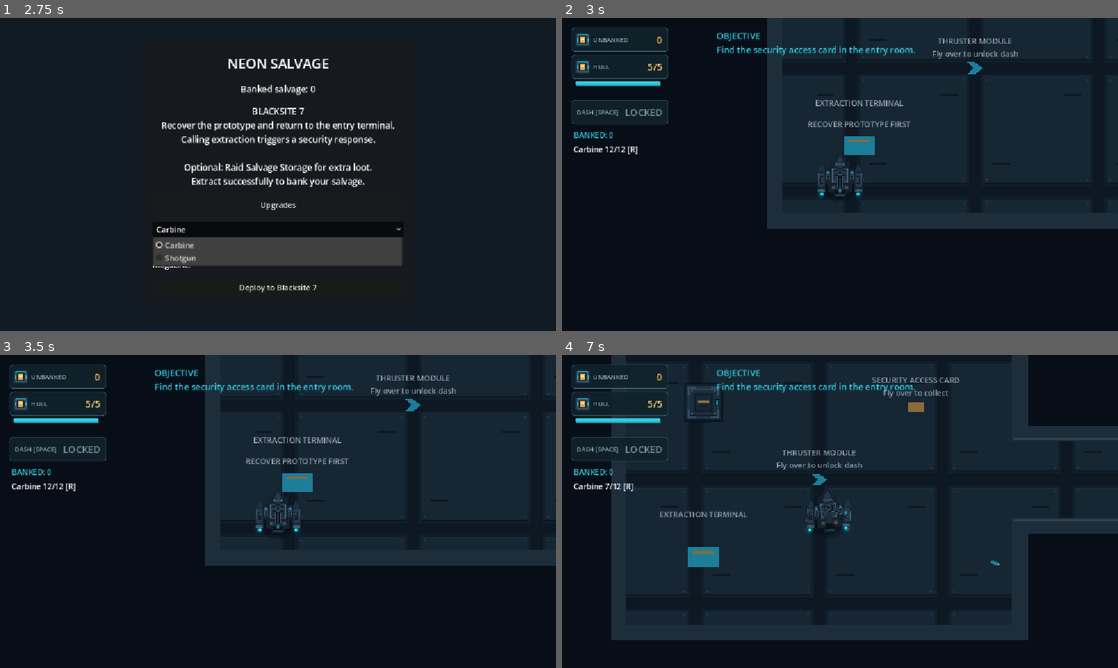
Above: before the commit, frames 1-4 (two rows, left to right).
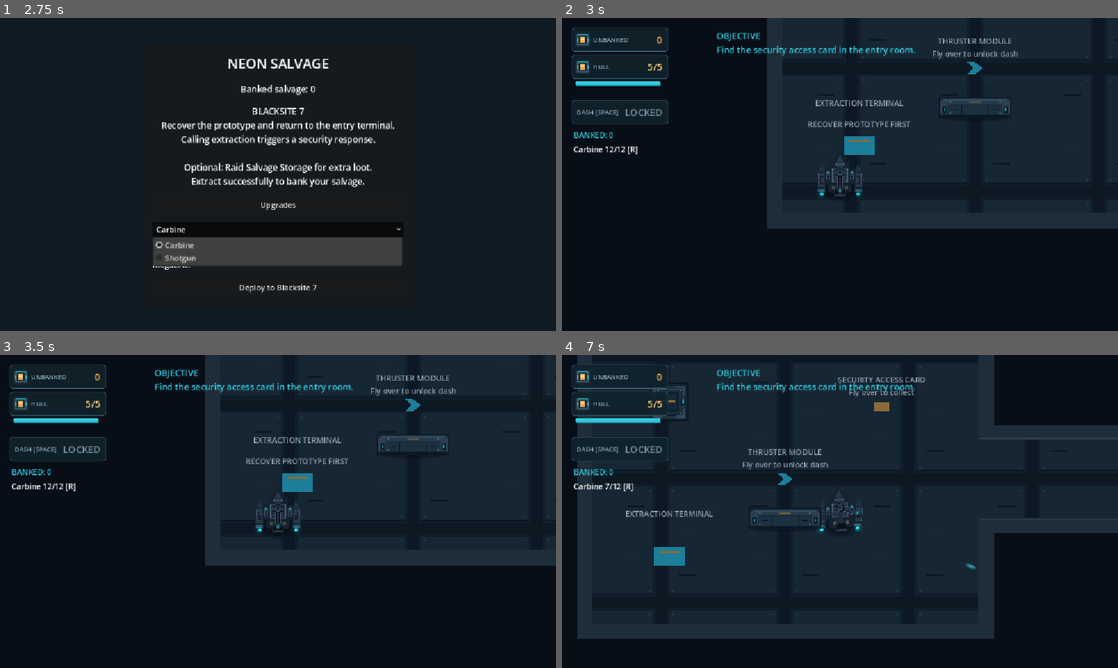
Above: after the commit, the same moments.

Repository: lolalolabob123/NeonSalvage-Godot
Game: Godot game, scene res://scenes/ui/PreperationScreen.tscn
Two runs of this game, one before a commit and one after it. Both use one fixed random seed, a clock stepped at 60 frames per second and the inputs below.
Inputs (mouse positions are in pixels of both pictures, inside the frame that each line leads up to):
- Up to frame 1 (2.75 s): click "Upgrades" at 0.5 s; click "Back to Preparation" at 1.25 s; click "Carbine" at 2 s
- Up to frame 2 (3 s): click "Deploy to Blacksite 7" at 2.75 s
- Up to frame 3 (3.5 s): no input
- Up to frame 4 (7 s): tap Enter at 3.5 s; move the mouse to (962, 495) at 3.52 s; hold D (move_right) 3.53-4.28 s; click (962, 495) at 3.6 s; move the mouse to (728, 527) at 4.27 s; hold S (move_down) 4.28-5.03 s; tap Space (dash) at 4.35 s; click (728, 527) at 4.55 s; move the mouse to (895, 442) at 5.02 s; hold D (move_right) 5.03-5.78 s; click (895, 442) at 5.1 s; move the mouse to (812, 574) at 5.77 s; hold W (move_up) 5.78-6.53 s; tap E (interact) at 5.85 s; click (812, 574) at 6.05 s; move the mouse to (1006, 558) at 6.52 s; hold A (move_left) from 6.53 s (still down); click (1006, 558) at 6.6 s

Frame 1 is identical in both runs. In frame 2, 0.3% of the frame differs, in the area x 68-81%, y 25-31%; in frame 3, 0.3%; in frame 4, 10%, in the area x 2-100%, y 0-92%.

Commit message:
Added audio for enemy and player weapons

Diff:
--- a/neon-salvage/resources/weapons/Carbine.tres
+++ b/neon-salvage/resources/weapons/Carbine.tres
@@ -2,9 +2,11 @@
 
 [ext_resource type="Script" uid="uid://56es1qj2gbrb" path="res://scripts/weapons/weapon_definition.gd" id="1_j680y"]
 [ext_resource type="PackedScene" uid="uid://bnw354tsrq20i" path="res://scenes/projectiles/PrimaryCarbineBolt.tscn" id="1_n32xt"]
+[ext_resource type="AudioStream" uid="uid://c3ownqumko5v2" path="res://assets/audio/CarbineShot.wav" id="1_rrwfu"]
 
 [resource]
 script = ExtResource("1_j680y")
 display_name = "Carbine"
 projectile_scene = ExtResource("1_n32xt")
+fire_sound = ExtResource("1_rrwfu")
 metadata/_custom_type_script = "uid://56es1qj2gbrb"
--- a/neon-salvage/resources/weapons/Shotgun.tres
+++ b/neon-salvage/resources/weapons/Shotgun.tres
@@ -2,14 +2,16 @@
 
 [ext_resource type="PackedScene" uid="uid://2hxcm3rx0s0i" path="res://scenes/projectiles/ShotgunPellet.tscn" id="1_61ck4"]
 [ext_resource type="Script" uid="uid://56es1qj2gbrb" path="res://scripts/weapons/weapon_definition.gd" id="1_gqpy6"]
+[ext_resource type="AudioStream" uid="uid://drfgd616i3cx5" path="res://assets/audio/ShotgunShot.wav" id="1_kmxba"]
 
 [resource]
 script = ExtResource("1_gqpy6")
 weapon_id = &"shotgun"
 display_name = "Shotgun"
 projectile_scene = ExtResource("1_61ck4")
+fire_sound = ExtResource("1_kmxba")
 fire_interval = 0.8
-pellets_per_shot = 5
+pellets_per_shot = 3
 spread_degrees = 24.0
 magazine_capacity = 5
 reload_duration = 1.6
--- a/neon-salvage/scenes/enemies/SentryDrone.tscn
+++ b/neon-salvage/scenes/enemies/SentryDrone.tscn
@@ -4,6 +4,8 @@
 [ext_resource type="Script" uid="uid://cl8plbn2qeyrb" path="res://scripts/enemies/sentry_drone.gd" id="1_h8huq"]
 [ext_resource type="Texture2D" uid="uid://do5ny6rnn1fe7" path="res://assets/projectiles/SentryPulse_A.png" id="3_bxvkx"]
 [ext_resource type="Material" uid="uid://d2iwm1hrftn0x" path="res://resources/materials/CombatUnshaded.tres" id="3_m0lsv"]
+[ext_resource type="AudioStream" uid="uid://neutph7ompo5" path="res://assets/audio/SentryCharge.wav" id="5_6buas"]
+[ext_resource type="AudioStream" uid="uid://yhaj8ue3jy4x" path="res://assets/audio/SentryShot.wav" id="6_6cf0j"]
 
 [sub_resource type="CircleShape2D" id="CircleShape2D_8gkan"]
 radius = 25.0
@@ -14,6 +16,7 @@
 [node name="SentryDrone" type="CharacterBody2D" unique_id=140838755 groups=["sentries"]]
 motion_mode = 1
 script = ExtResource("1_h8huq")
+windup_duration = 0.5
 
 [node name="Sprite2D" type="Sprite2D" parent="." unique_id=68954907]
 texture_filter = 1
@@ -41,7 +44,14 @@
 [node name="SightRay" type="RayCast2D" parent="Muzzle" unique_id=663643955]
 target_position = Vector2(0, -400)
 
+[node name="ChargeAudio" type="AudioStreamPlayer2D" parent="Muzzle" unique_id=572586807]
+stream = ExtResource("5_6buas")
+volume_db = -10.0
+
+[node name="ShotAudio" type="AudioStreamPlayer2D" parent="Muzzle" unique_id=1542597465]
+stream = ExtResource("6_6cf0j")
+volume_db = -10.0
+
 [node name="NavigationAgent2D" type="NavigationAgent2D" parent="." unique_id=1381451748]
 path_desired_distance = 12.0
 target_desired_distance = 16.0
-debug_enabled = true
--- a/neon-salvage/scenes/levels/Blacksite7_VisualTest.tscn
+++ b/neon-salvage/scenes/levels/Blacksite7_VisualTest.tscn
@@ -28,8 +28,8 @@
 [ext_resource type="Script" uid="uid://hvbthjgtynm" path="res://scripts/environment/exterior_supports.gd" id="21_tavan"]
 
 [sub_resource type="NavigationPolygon" id="NavigationPolygon_i52rn"]
-vertices = PackedVector2Array(1682, -270, 1682, -50, 1502, -78, 1502, -202, 942, -270, 1282, -202, 942, -50, 1022, -62, 1242, 62, 1242, -62, 1682, 50, 1682, 270, 942, 270, 1022, 62, 942, 50, 2254, -50, 2254, -270, 2994, -270, 2994, 270, 2254, 270, 2254, 50, 1282, -78, 370, 50, 370, 270, -370, 270, -370, -270, 370, -270, 370, -50)
-polygons = Array[PackedInt32Array]([PackedInt32Array(0, 1, 2, 3), PackedInt32Array(4, 0, 3, 5), PackedInt32Array(6, 4, 5, 7), PackedInt32Array(8, 9, 10, 11), PackedInt32Array(8, 11, 12, 13), PackedInt32Array(13, 12, 14, 7), PackedInt32Array(15, 16, 17, 18), PackedInt32Array(18, 19, 20), PackedInt32Array(15, 18, 20), PackedInt32Array(1, 15, 20, 10), PackedInt32Array(2, 1, 10, 9, 21), PackedInt32Array(22, 23, 24, 25), PackedInt32Array(25, 26, 27), PackedInt32Array(22, 25, 27), PackedInt32Array(22, 27, 6, 14), PackedInt32Array(7, 14, 6), PackedInt32Array(9, 7, 5, 21)])
+vertices = PackedVector2Array(110, 143, 110, 19, 370, 50, 370, 270, -370, 270, -110, 143, -370, -270, -110, 19, 370, -270, 370, -50, 942, -50, 942, 50, 1682, -270, 1682, -50, 1502, -78, 1502, -202, 942, -270, 1282, -202, 1022, -62, 1682, 50, 1682, 270, 1242, 62, 1242, -62, 1282, -78, 942, 270, 1022, 62, 2254, -50, 2159, 45, 2254, -270, 2991, -270, 2991, 265, 2254, 265, 2254, 50, 2251, 50, 2251, 45, 2159, 50)
+polygons = Array[PackedInt32Array]([PackedInt32Array(0, 1, 2, 3), PackedInt32Array(0, 3, 4, 5), PackedInt32Array(5, 4, 6, 7), PackedInt32Array(1, 7, 6, 8, 9), PackedInt32Array(2, 1, 9, 10, 11), PackedInt32Array(12, 13, 14, 15), PackedInt32Array(16, 12, 15, 17), PackedInt32Array(10, 16, 17, 18), PackedInt32Array(19, 20, 21, 22, 23, 14), PackedInt32Array(21, 20, 24, 25), PackedInt32Array(25, 24, 11, 18), PackedInt32Array(18, 11, 10), PackedInt32Array(22, 18, 17, 23), PackedInt32Array(19, 14, 13), PackedInt32Array(19, 13, 26, 27), PackedInt32Array(26, 28, 29, 30), PackedInt32Array(30, 31, 32), PackedInt32Array(26, 30, 32), PackedInt32Array(26, 32, 33, 34), PackedInt32Array(27, 35, 19), PackedInt32Array(27, 26, 34)])
 outlines = Array[PackedVector2Array]([PackedVector2Array(-400, -300, 400, -300, 400, -80, 912, -80, 912, -300, 1712, -300, 1712, -80, 2224, -80, 2224, -300, 3024, -300, 3024, 300, 2224, 300, 2224, 80, 1712, 80, 1712, 300, 912, 300, 912, 80, 400, 80, 400, 300, -400, 300)])
 parsed_geometry_type = 1
 parsed_collision_mask = 4294967041
@@ -181,6 +181,9 @@
 north_wall = NodePath("../WallNorth")
 south_wall = NodePath("../WallSouth")
 
+[node name="Cover01" parent="EntryRoom" unique_id=506129236 instance=ExtResource("9_wg0vd")]
+position = Vector2(0, 81)
+
 [node name="SecurityRoom" type="Node2D" parent="." unique_id=641623183]
 position = Vector2(1312, 0)
 
@@ -213,7 +216,7 @@
 [node name="SecurityLamp" parent="SecurityRoom" unique_id=822794020 instance=ExtResource("11_uvhhh")]
 position = Vector2(0, -32)
 
-[node name="Cover01" parent="SecurityRoom" unique_id=506129236 instance=ExtResource("9_wg0vd")]
+[node name="Cover01" parent="SecurityRoom" unique_id=786776171 instance=ExtResource("9_wg0vd")]
 position = Vector2(80, -140)
 
 [node name="WallSouth" parent="SecurityRoom" unique_id=1181984300 instance=ExtResource("8_lsiek")]
--- a/neon-salvage/scenes/player/PlayerDrone.tscn
+++ b/neon-salvage/scenes/player/PlayerDrone.tscn
@@ -235,3 +235,5 @@
 [node name="FollowCamera" type="Camera2D" parent="." unique_id=402263176]
 position_smoothing_enabled = true
 position_smoothing_speed = 8.0
+
+[node name="WeaponAudio" type="AudioStreamPlayer2D" parent="." unique_id=965464439]
--- a/neon-salvage/scripts/enemies/sentry_drone.gd
+++ b/neon-salvage/scripts/enemies/sentry_drone.gd
@@ -23,6 +23,8 @@
 @onready var sprite: Sprite2D = $Sprite2D
 @onready var muzzle: Marker2D = $Muzzle
 @onready var charge_glow: Sprite2D = $Muzzle/ChargeGlow
+@onready var charge_audio: AudioStreamPlayer2D = $Muzzle/ChargeAudio
+@onready var shot_audio: AudioStreamPlayer2D = $Muzzle/ShotAudio
 @onready var sight_ray: RayCast2D = $Muzzle/SightRay
 @onready var navigation_agent: NavigationAgent2D = $NavigationAgent2D
 
@@ -312,6 +314,7 @@
 			if fire_timer <= 0.0:
 				is_winding_up = true
 				windup_timer = windup_duration
+				charge_audio.play()
 
 	else:
 		# Cancel charging if the player leaves detection range.
@@ -336,16 +339,15 @@
 		)
 
 		# Grow the energy buildup at the muzzle.
-		var glow_scale: float = lerpf(
-			0.45,
-			1.2,
-			charge_progress
-		)
+		var glow_scale: float = lerpf(0.85, 1.45, charge_progress)
+		charge_glow.scale = Vector2.ONE * glow_scale
 
 		charge_glow.scale = Vector2.ONE * glow_scale
 
 	else:
 		sprite.self_modulate = Color.WHITE
+		if charge_audio.playing:
+			charge_audio.stop()
 
 func has_line_of_sight() -> bool:
 	if not is_instance_valid(target):
@@ -475,6 +477,8 @@
 		SENTRY_PULSE.instantiate() as SentryPulse
 	)
 
+	shot_audio.play()
+
 	# Configure its direction and owner.
 	pulse.configure(direction, self)
 
--- a/neon-salvage/scripts/player/player_drone.gd
+++ b/neon-salvage/scripts/player/player_drone.gd
@@ -17,6 +17,7 @@
 @onready var invulnerability_duration: float = 0.75
 @onready var current_health: int = max_health
 @onready var dash_trail: CPUParticles2D = $DashTrail
+@onready var weapon_audio: AudioStreamPlayer2D = $WeaponAudio
 
 @export_group("Thruster Dash")
 
@@ -87,6 +88,10 @@
 			muzzle.global_rotation + angle_offset
 		)
 
+	if primary_weapon.fire_sound != null:
+		weapon_audio.stream = primary_weapon.fire_sound
+		weapon_audio.play()
+
 func _update_primary_weapon(delta: float) -> void:
 	if primary_weapon == null or primary_weapon.projectile_scene == null:
 		return
--- a/neon-salvage/scripts/weapons/weapon_definition.gd
+++ b/neon-salvage/scripts/weapons/weapon_definition.gd
@@ -4,6 +4,7 @@
 @export var weapon_id: StringName = &"carbine"
 @export var display_name: String = "carbine"
 @export var projectile_scene: PackedScene
+@export var fire_sound: AudioStream
 
 @export_range(0.01, 5.0, 0.01)
 var fire_interval: float = 0.18
Not shown, added: neon-salvage/assets/audio/CarbineShot.wav.import
Not shown, added: neon-salvage/assets/audio/SentryCharge.wav.import
Not shown, added: neon-salvage/assets/audio/SentryShot.wav.import
Not shown, added: neon-salvage/assets/audio/ShotgunShot.wav.import
Not shown, added: neon-salvage/assets/audio/CarbineShot.wav
Not shown, added: neon-salvage/assets/audio/SentryCharge.wav
Not shown, added: neon-salvage/assets/audio/SentryShot.wav
Not shown, added: neon-salvage/assets/audio/ShotgunShot.wav
